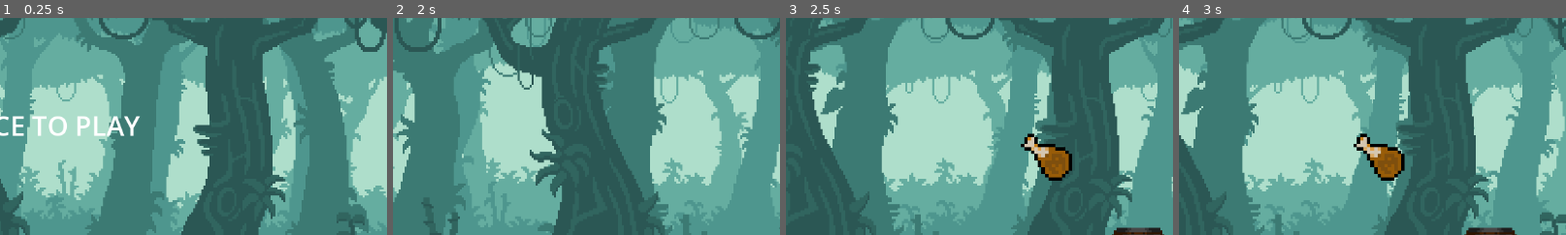
Above: before the commit, frames 1-4 (left to right).
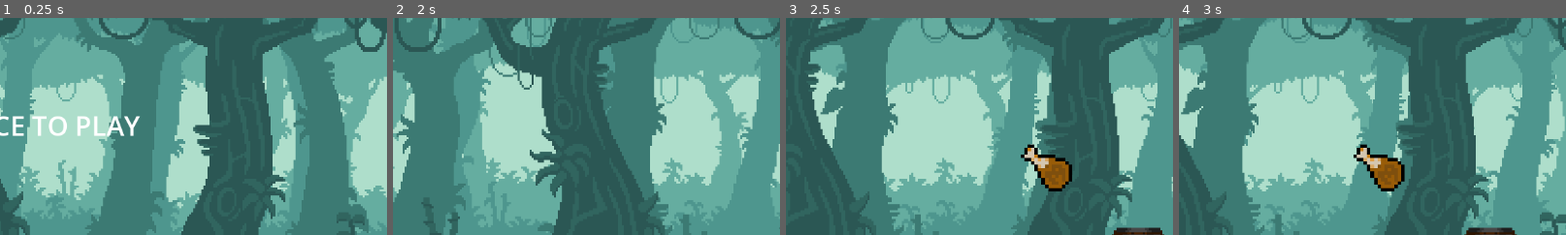
Above: after the commit, the same moments.

Repository: Ayodper/voraciousrush-main
Game: Godot game, scene res://background/scenes/main.tscn
The game is run twice, just before and just after one commit, with the same random seed, the same clock (stepped at 60 frames per second) and the same inputs. The engine's default icon, where the game draws it, is replaced by a stand-in: a white triangle on a blue panel in a dark square.
Inputs:
- Up to frame 1 (0.25 s): no input
- Up to frame 2 (2 s): tap Space at 0.5 s; tap Enter (ui_accept) at 0.77, 1.52 s
- Up to frame 3 (2.5 s): hold Down (ui_down) from 2.03 s (still down)
- Up to frame 4 (3 s): release Down (ui_down) at 2.78 s
The pictures show only the part of the screen within x 50-100%, y 25-75%; the shares and areas given below are measured in that part.

Frames 1-2 are identical in both runs. In frame 3, 2.0% of the frame differs, in the area x 60-74%, y 53-80%; in frame 4, 2.0%.

Commit message:
stretch mode updated

Diff:
--- a/background/scenes/chicken_leg.tscn
+++ b/background/scenes/chicken_leg.tscn
@@ -47,12 +47,12 @@
 
 [node name="Sprite2D" type="AnimatedSprite2D" parent="." unique_id=1746920765]
 texture_filter = 1
-position = Vector2(32, -48)
+position = Vector2(32, -32)
 scale = Vector2(5.0625, 4.966981)
 sprite_frames = SubResource("SpriteFrames_46x1t")
 frame = 1
 frame_progress = 0.047709968
 
 [node name="CollisionShape2D" type="CollisionShape2D" parent="." unique_id=645349266]
-position = Vector2(2, -18.75)
+position = Vector2(8, 0)
 shape = SubResource("RectangleShape2D_kiqq3")
--- a/project.godot
+++ b/project.godot
@@ -15,6 +15,10 @@
 config/features=PackedStringArray("4.6", "GL Compatibility")
 config/icon="res://icon.svg"
 
+[display]
+
+window/stretch/aspect="keep_width"
+
 [physics]
 
 3d/physics_engine="Jolt Physics"
